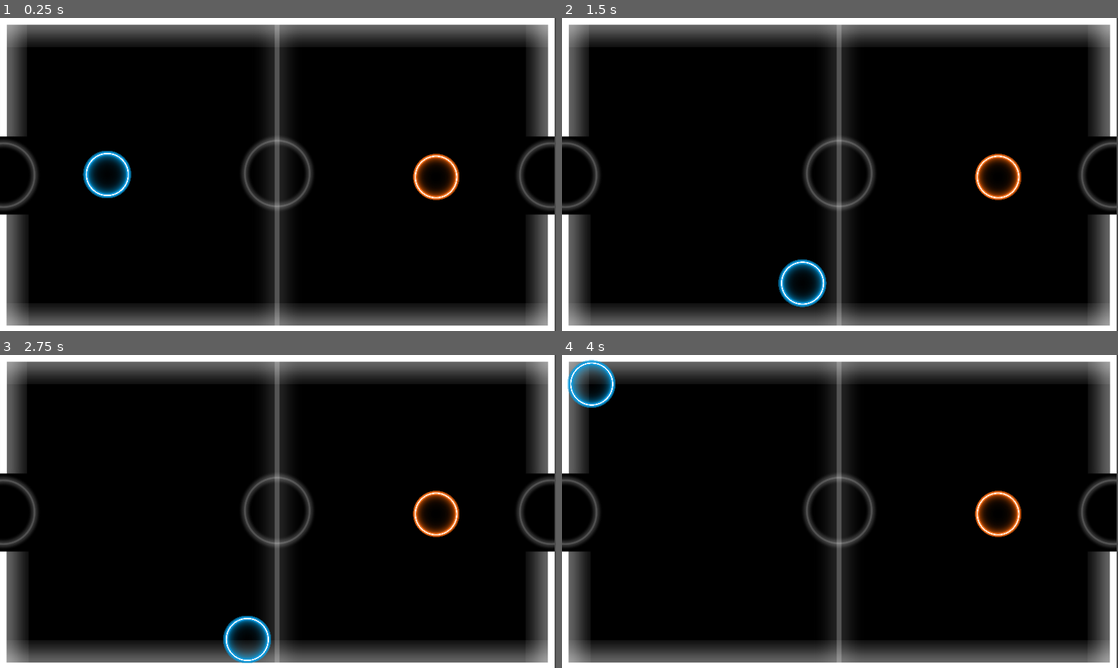
Above: before the commit, frames 1-4 (two rows, left to right).
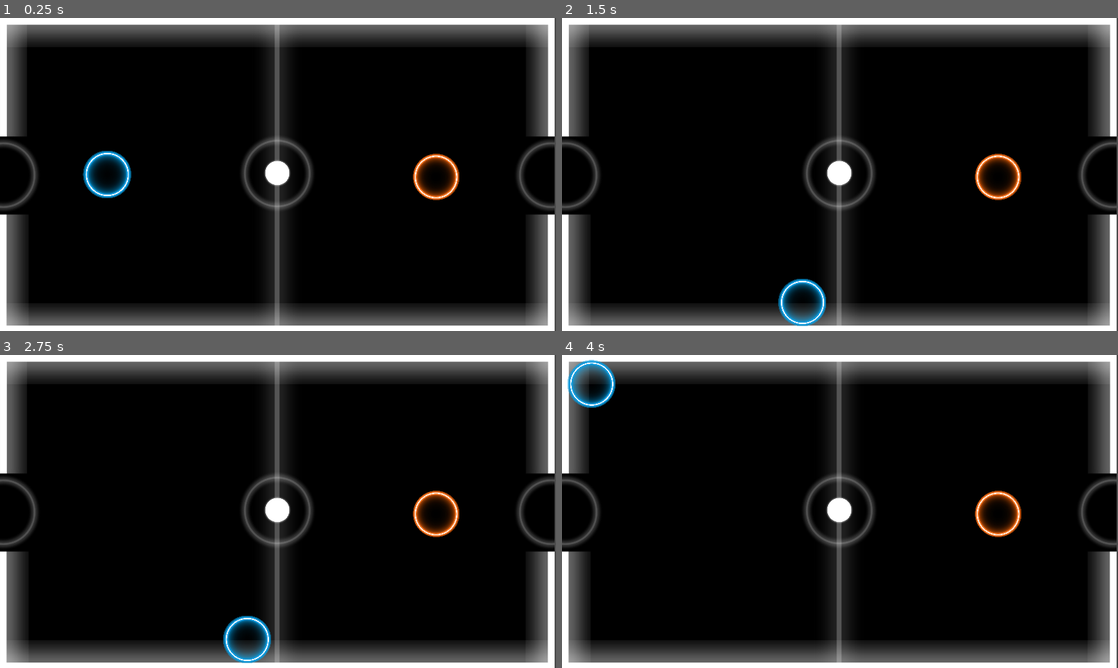
Above: after the commit, the same moments.

Repository: zohaib642/Hockey-Lite
Game: Godot game, scene res://scenes/map.tscn
The game is run twice, just before and just after one commit, with the same random seed, the same clock (stepped at 60 frames per second) and the same inputs.
Inputs:
- Up to frame 1 (0.25 s): no input
- Up to frame 2 (1.5 s): tap Enter at 0.5 s; hold D (pk1right) 0.53-1.28 s; hold S (pk1down) from 1.28 s (still down)
- Up to frame 3 (2.75 s): tap Space at 2 s; release S (pk1down) at 2.03 s; hold D (pk1right) from 2.03 s (still down)
- Up to frame 4 (4 s): release D (pk1right) at 2.78 s; hold W (pk1up) 2.78-3.53 s; tap Enter at 3.5 s; hold A (pk1left) from 3.53 s (still down)

The runs differ from the first frame. In frame 1, 0.3% of the frame differs, in the area x 47-53%, y 45-54%; in frame 2, 1.7%, in the area x 38-53%, y 45-99%; in frame 3, 0.3%; in frame 4, 0.3%.

Commit message:
added puck

Diff:
--- a/scenes/character_body_2d.gd
+++ b/scenes/character_body_2d.gd
@@ -21,4 +21,3 @@
 func _physics_process(delta):
 	get_input()
 	move_and_collide(motion)
-	print(position.x," ", position.y)
--- a/scenes/map.tscn
+++ b/scenes/map.tscn
@@ -1,10 +1,11 @@
-[gd_scene load_steps=14 format=3 uid="uid://ns6a2xtxjrqc"]
+[gd_scene load_steps=16 format=3 uid="uid://ns6a2xtxjrqc"]
 
 [ext_resource type="Texture2D" uid="uid://cd1fxpuc7wmeu" path="res://AIR HOCKEY/2.png" id="1_ag4oi"]
 [ext_resource type="Texture2D" uid="uid://c7hx4cuy3i1aq" path="res://AIR HOCKEY/border.png" id="1_ccq4d"]
 [ext_resource type="Texture2D" uid="uid://byjn7kbkamoxh" path="res://AIR HOCKEY/3.png" id="3_7qc5p"]
 [ext_resource type="Script" path="res://scenes/character_body_2d.gd" id="4_ali1h"]
 [ext_resource type="Script" path="res://scenes/orange.gd" id="4_wirq4"]
+[ext_resource type="Texture2D" uid="uid://bwot3yphtq64y" path="res://AIR HOCKEY/puck.png" id="6_jtaqd"]
 
 [sub_resource type="RectangleShape2D" id="RectangleShape2D_us131"]
 size = Vector2(1161, 24)
@@ -16,7 +17,7 @@
 size = Vector2(31.5, 254)
 
 [sub_resource type="RectangleShape2D" id="RectangleShape2D_8wdv4"]
-size = Vector2(45, 302)
+size = Vector2(23.5, 255)
 
 [sub_resource type="RectangleShape2D" id="RectangleShape2D_lvi26"]
 size = Vector2(16.5, 260.5)
@@ -29,6 +30,9 @@
 
 [sub_resource type="CircleShape2D" id="CircleShape2D_yn8lj"]
 radius = 47.0425
+
+[sub_resource type="CircleShape2D" id="CircleShape2D_jrel2"]
+radius = 26.0
 
 [node name="map" type="Node2D"]
 
@@ -52,7 +56,7 @@
 shape = SubResource("RectangleShape2D_f8mm2")
 
 [node name="CollisionShape2D4" type="CollisionShape2D" parent="border"]
-position = Vector2(1158, 94)
+position = Vector2(1147.25, 117.5)
 shape = SubResource("RectangleShape2D_8wdv4")
 
 [node name="CollisionShape2D5" type="CollisionShape2D" parent="border"]
@@ -87,3 +91,14 @@
 [node name="CollisionShape2D" type="CollisionShape2D" parent="orange"]
 position = Vector2(904, 329)
 shape = SubResource("CircleShape2D_yn8lj")
+
+[node name="puck" type="CharacterBody2D" parent="."]
+
+[node name="puckk" type="Sprite2D" parent="puck"]
+position = Vector2(575, 321)
+scale = Vector2(0.25, 0.25)
+texture = ExtResource("6_jtaqd")
+
+[node name="CollisionShape2D" type="CollisionShape2D" parent="puck"]
+position = Vector2(575, 322)
+shape = SubResource("CircleShape2D_jrel2")
--- a/scenes/orange.gd
+++ b/scenes/orange.gd
@@ -7,6 +7,9 @@
 	if !(position.x > -260):
 		speed = 0
 		position.x = position.x + 3
+	elif (position.x > 175 && (position.y > -60 && position.y < 60)):
+		speed = 0
+		position.x = position.x - 3
 	else:
 		speed = 25
 	var input_dir = Vector2(
